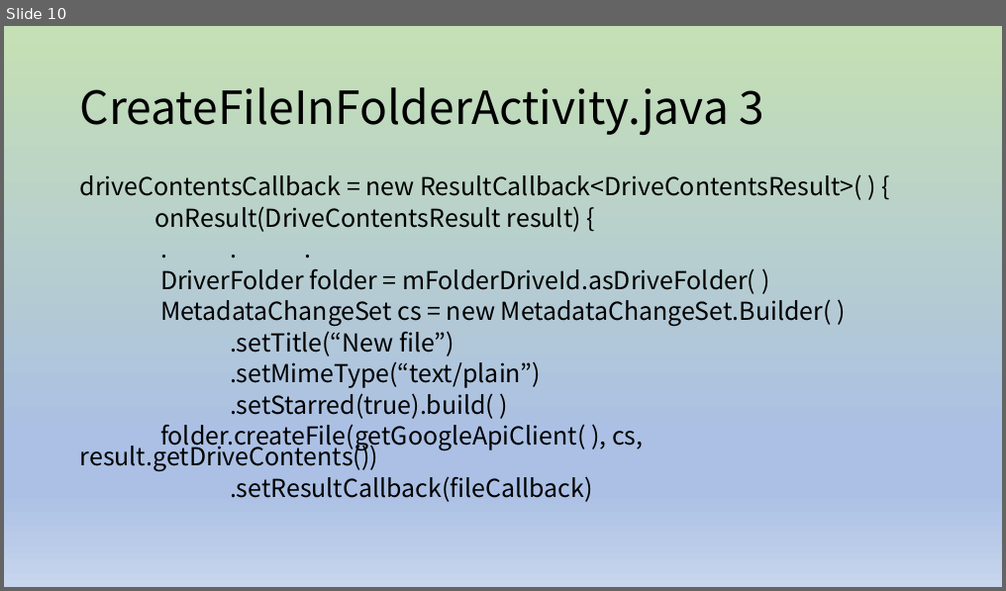
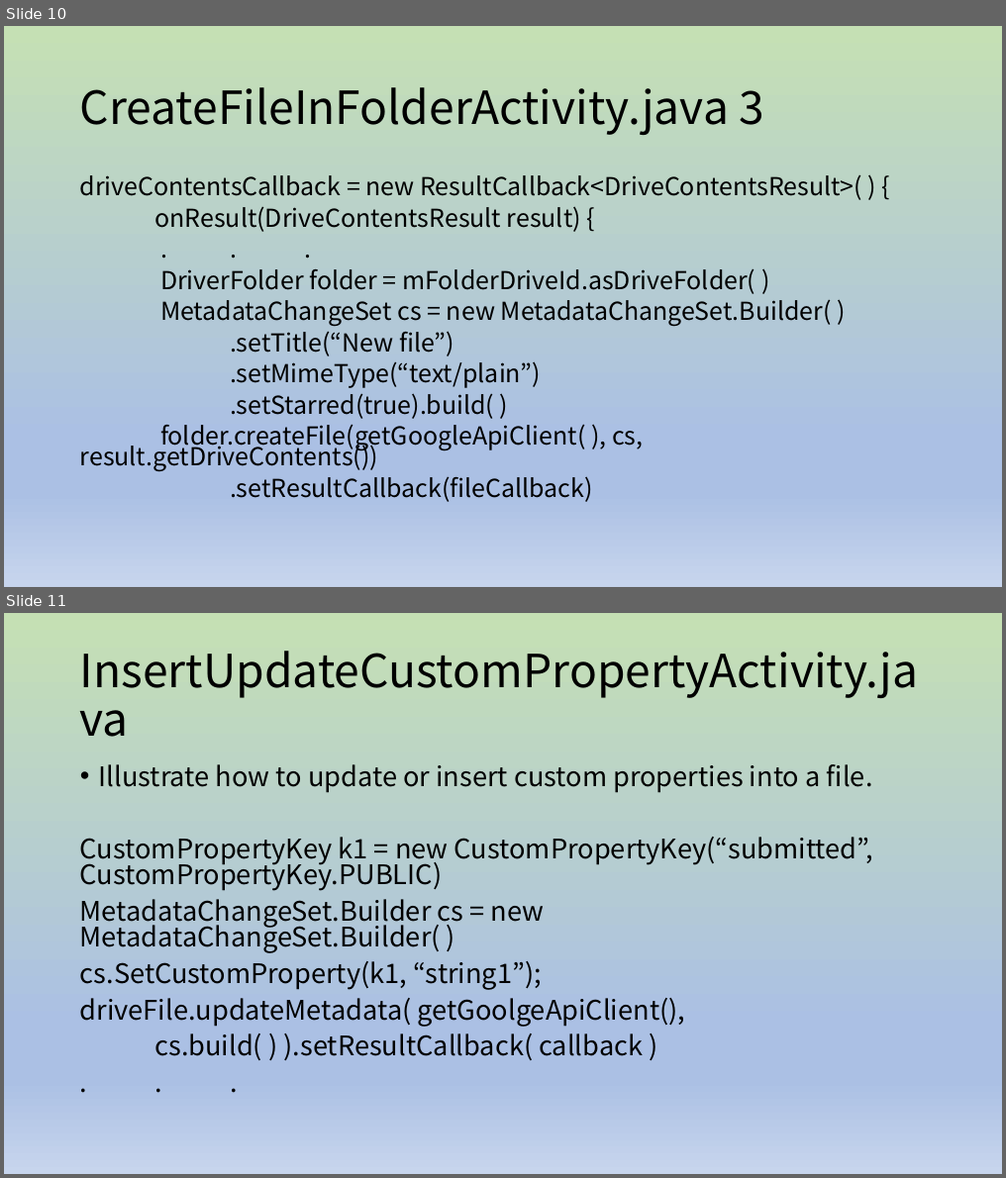
Before and after one commit to dummyFirst/NHK_Japanese, a slide deck: Android/GoogleDrive_AndroidDemo.pptx. Shown one above the other, each under a label of ours: slide 10 before the commit, slides 10 and 11 after it. The pictures are 1006x591 and 1006x1178 pixels, drawn with LibreOffice and Linux fonts; fonts in the diff are those of the drawing. Boxes give left, top, right and bottom in pixels: in the first picture for what was removed or moved away, otherwise in the second. Text is boxed around its words. In the diff, an @@ line names an element or a change of style, - is before the commit and + after.

```diff
--- a/Android/GoogleDrive_AndroidDemo.pptx
+++ b/Android/GoogleDrive_AndroidDemo.pptx
@@ slide 11 added at <box>4,613,1002,1174</box>, background gradient #C5E0B4 to #ABC0E4 to #C7D5ED @@
@@ title added at <box>80,651,919,698</box>, 44 pt, text #000000 @@
+InsertUpdateCustomPropertyActivity.java
@@ text added at <box>80,764,873,1060</box>, 25.9 pt, text #000000 @@
+• Illustrate how to update or insert custom properties into a file.
+CustomPropertyKey k1 = new CustomPropertyKey(“submitted”, CustomPropertyKey.PUBLIC)
+MetadataChangeSet.Builder cs = new MetadataChangeSet.Builder( )
+cs.SetCustomProperty(k1, “string1”);
+driveFile.updateMetadata( getGoolgeApiClient(),
+cs.build( ) ).setResultCallback( callback )
+. . .
```
Also in this commit, not shown: 2 other slides added, 1 other file.
